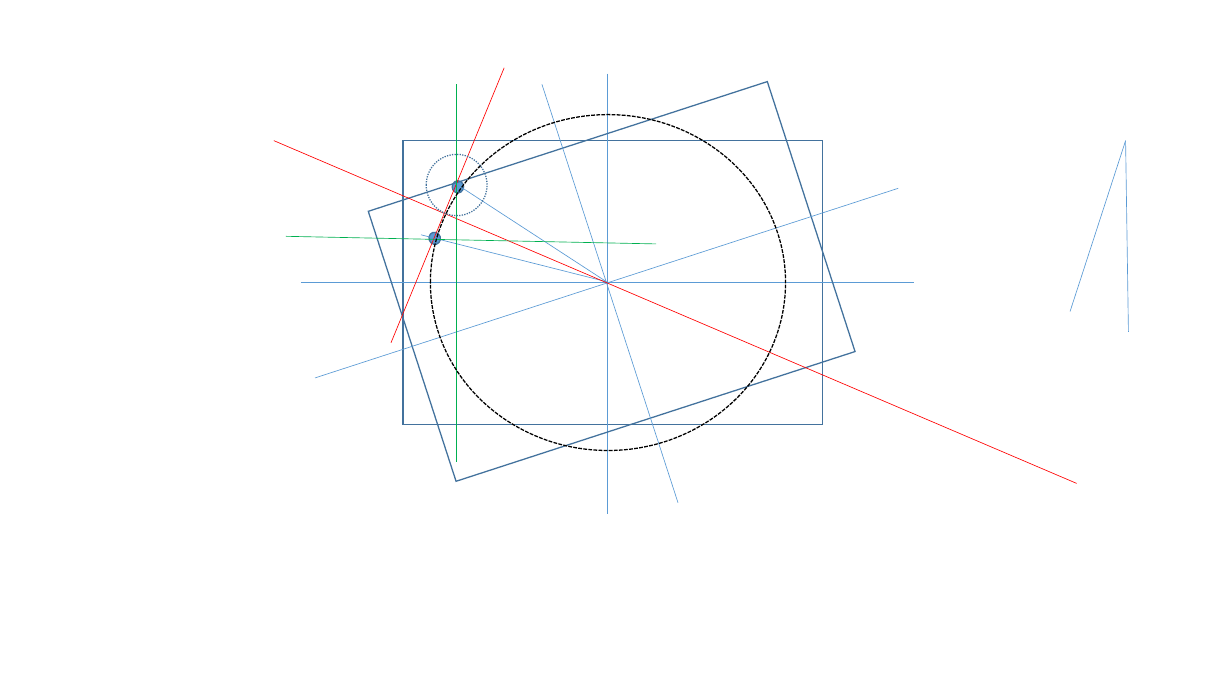
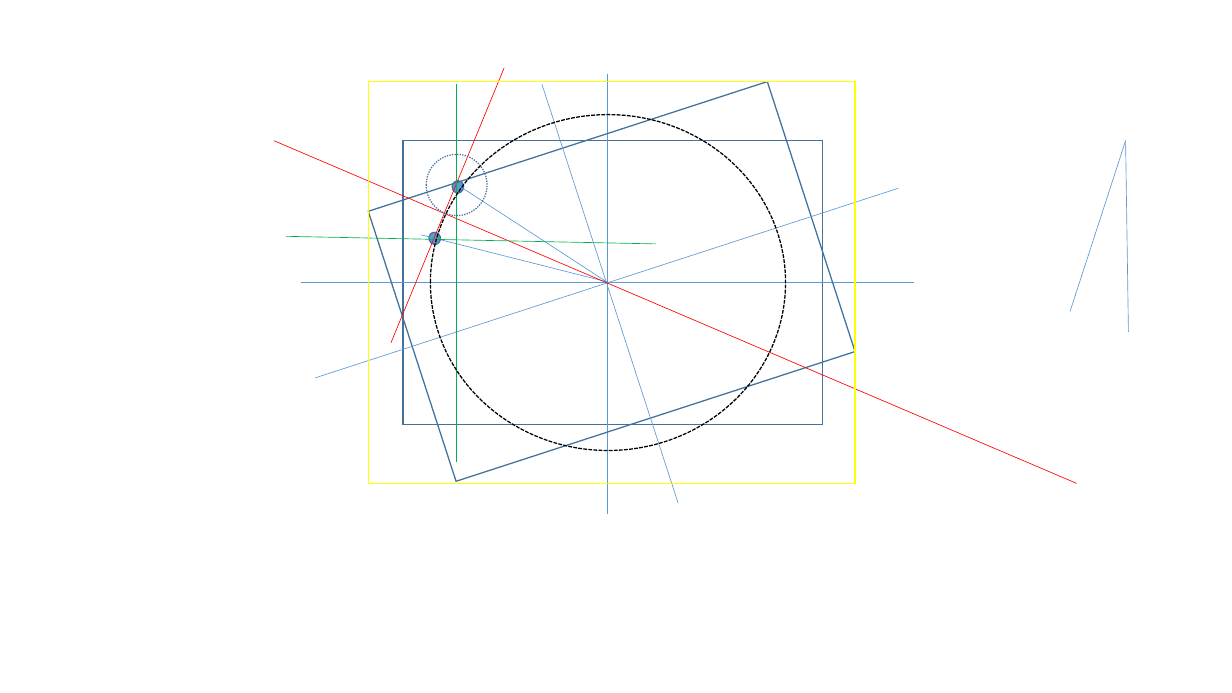
Before and after one commit to LeeHonggii/Nvidiaproject, a slide deck: slide 1 of video_editor/rotate.pptx. Drawn at 1232x693 pixels with LibreOffice and Linux fonts; fonts in the diff are those of the drawing. Boxes give left, top, right and bottom in pixels: in the first picture for what was removed or moved away, otherwise in the second. Text is boxed around its words. In the diff, an @@ line names an element or a change of style, - is before the commit and + after.

```diff
--- a/video_editor/rotate.pptx
+++ b/video_editor/rotate.pptx
@@ rectangle added at (369,81,856,483), outline #FFFF00 1 pt @@
```
Also in this commit, not shown: 7 other files.
